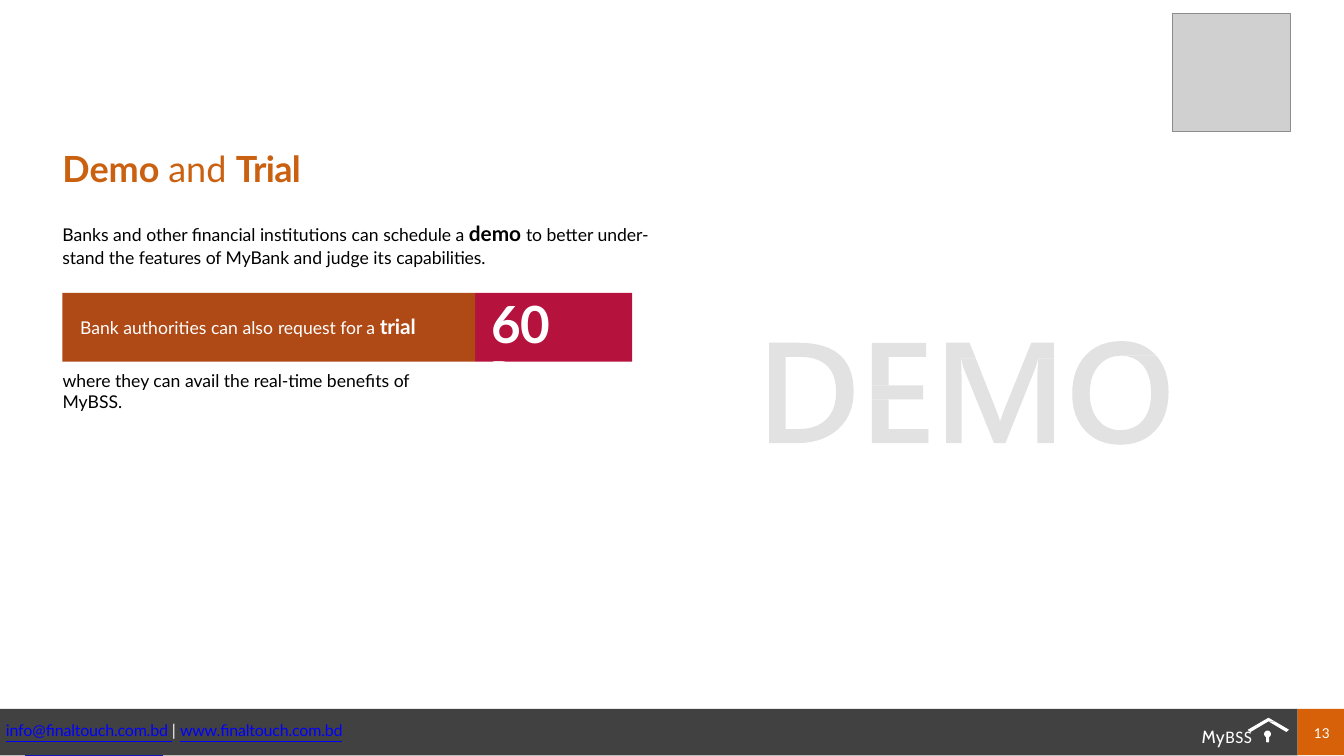
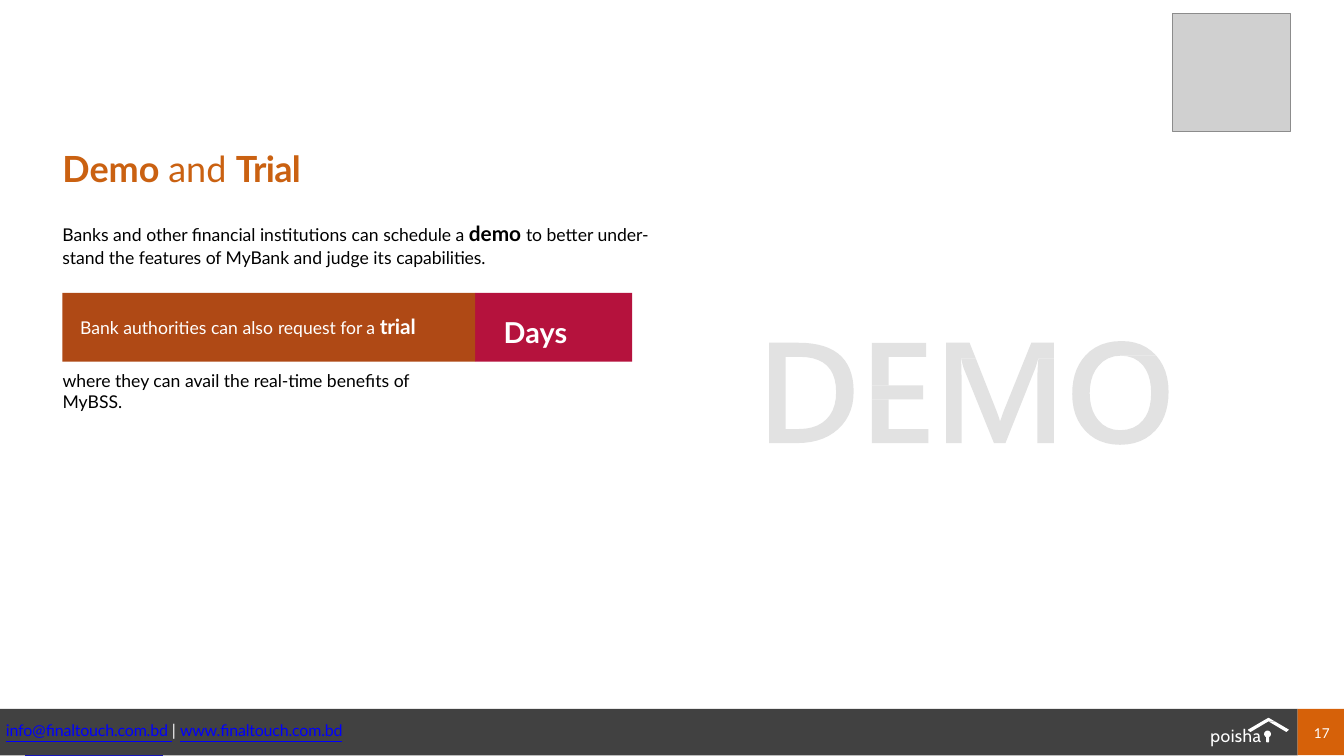
Before and after one commit to F4faysal/Bohumukhi-Somobai-somiti, a slide deck: slide 17 of APP.ppsx (slide 13 before the commit). Drawn at 1344x756 pixels with LibreOffice and Linux fonts; fonts in the diff are those of the drawing; grey boxes stand for pictures. Boxes give left, top, right and bottom in pixels: in the first picture for what was removed or moved away, otherwise in the second. Text is boxed around its words. In the diff, an @@ line names an element or a change of style, - is before the commit and + after.

```diff
--- a/APP.ppsx
+++ b/APP.ppsx
@@ text at box(504, 322, 568, 348): text changed @@
-60 Days
+Days
@@ text removed at box(1202, 729, 1252, 748) @@
-MyBSS
@@ text added at box(1210, 728, 1261, 747), 11 pt, text #FFFFFF @@
+poisha
@@ page number at box(1314, 728, 1330, 738): text changed @@
-13
+17
```
Also in this commit, not shown: 12 other slides changed, 5 slides added, 9 other files.
